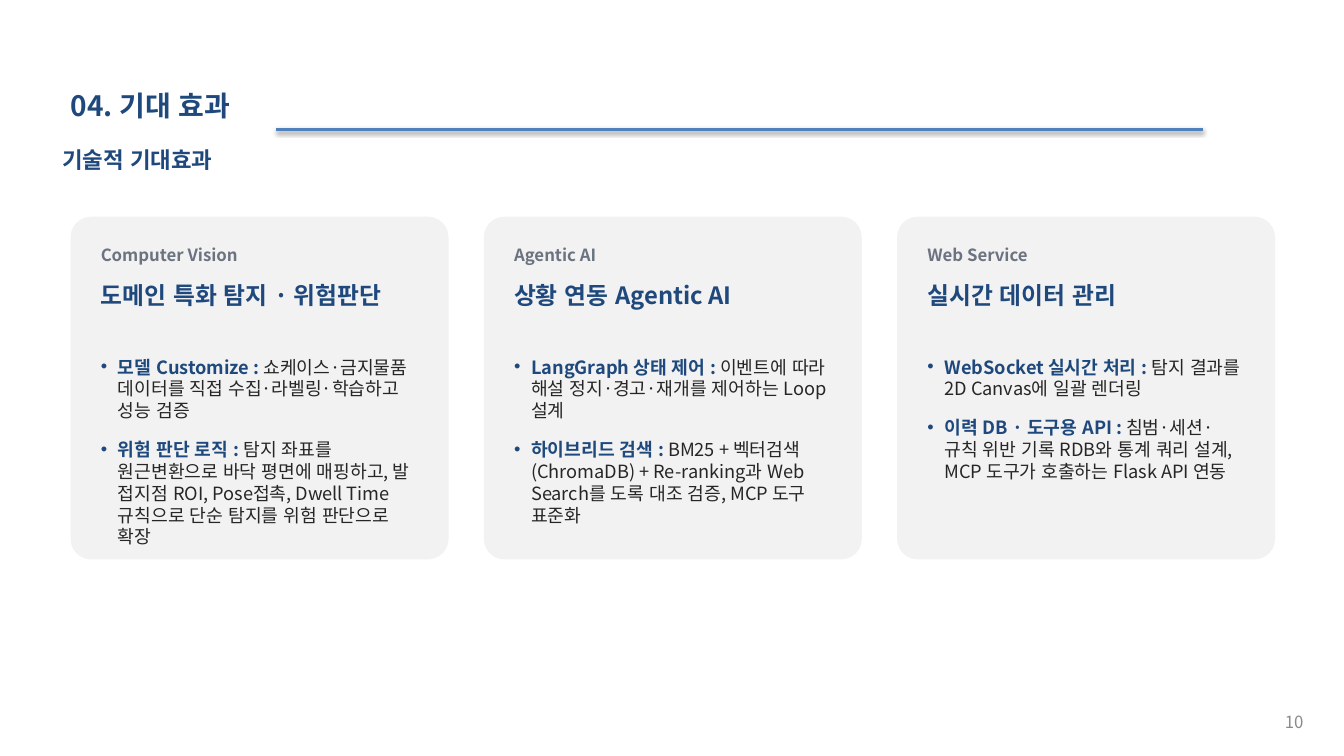
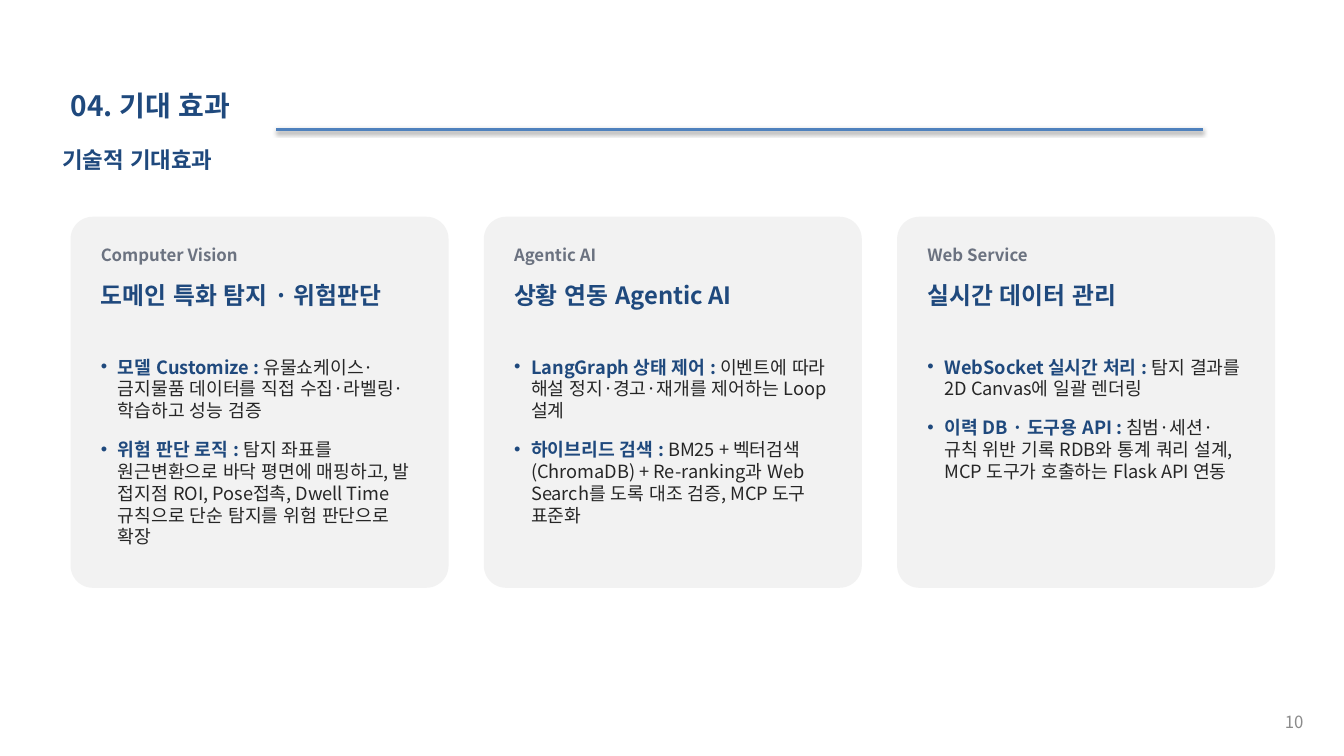
Before and after one commit to selkis4u/smart-museum-aiagent, a slide deck: slide 10 of docs/requirements/3조_스마트박물관_AI_Agent_기획서_v0.7.pptx. Drawn at 1344x756 pixels with LibreOffice and Linux fonts; fonts in the diff are those of the drawing. Boxes give left, top, right and bottom in pixels: in the first picture for what was removed or moved away, otherwise in the second. Text is boxed around its words. In the diff, an @@ line names an element or a change of style, - is before the commit and + after.

```diff
--- a/docs/requirements/3조_스마트박물관_AI_Agent_기획서_v0.7.pptx
+++ b/docs/requirements/3조_스마트박물관_AI_Agent_기획서_v0.7.pptx
@@ rounded rectangle: place and size @@
-rounded rectangle at [71,217,449,560]
+rounded rectangle at [71,217,449,588]
@@ text at [118,358,404,419]: text changed @@
-• 모델 Customize : 쇼케이스·금지물품 데이터를 직접 수집·라벨링·학습하고 성능 검증
+• 모델 Customize : 유물쇼케이스·금지물품 데이터를 직접 수집·라벨링·학습하고 성능 검증
```
Also in this commit, not shown: 2 other slides changed.
